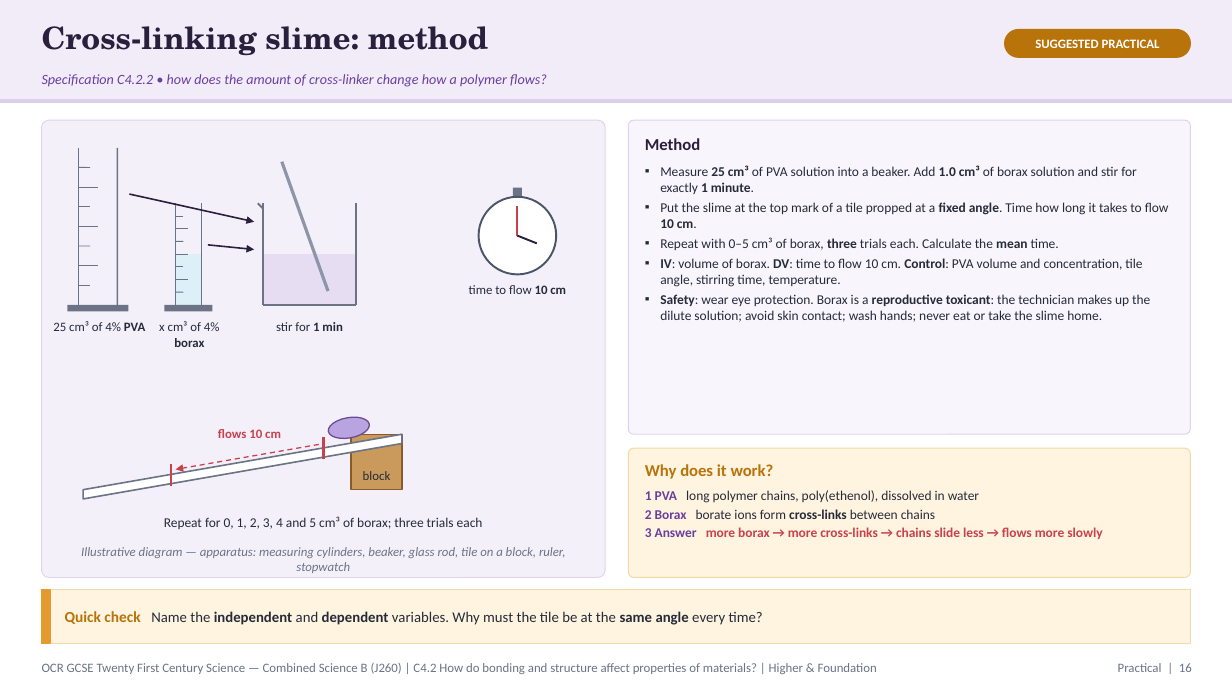
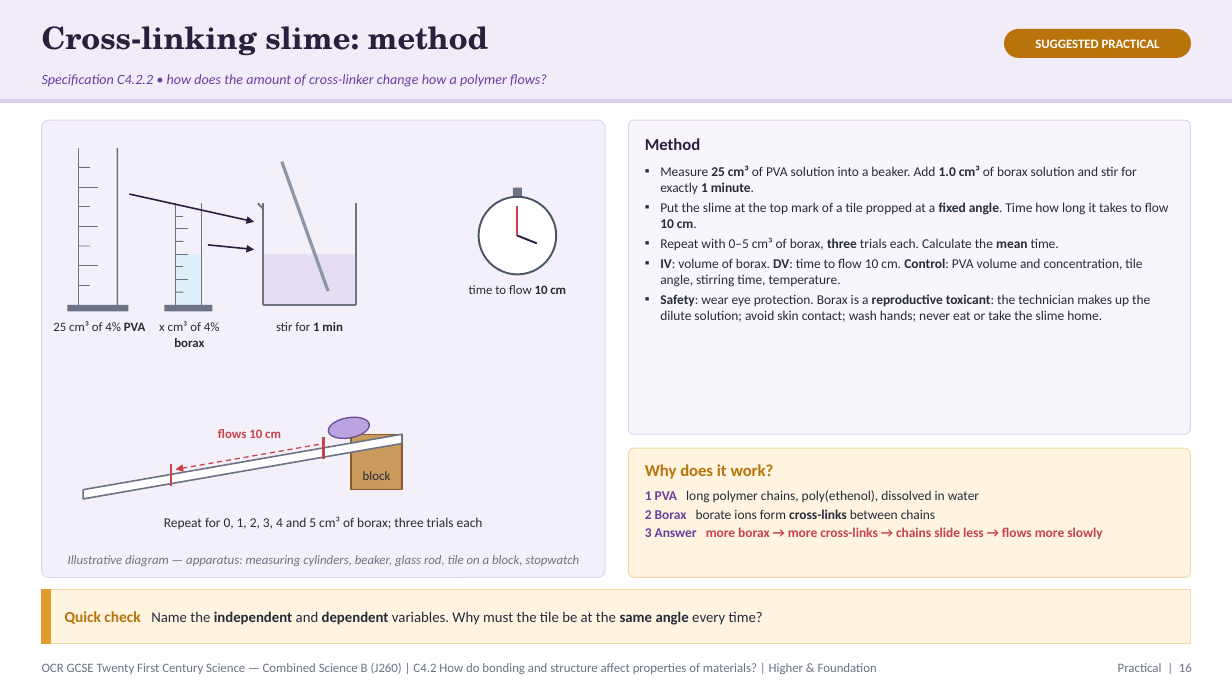
Before and after one commit to pstephenphilip-ship-it/Piri-MBBS, a slide deck: slide 16 of gcse-slides/ocr-chemistry/OCR21C_C4.2_BondingProperties_Combined.pptx. Drawn at 1232x693 pixels with LibreOffice and Linux fonts; fonts in the diff are those of the drawing. Boxes give left, top, right and bottom in pixels: in the first picture for what was removed or moved away, otherwise in the second. Text is boxed around its words. In the diff, an @@ line names an element or a change of style, - is before the commit and + after.

```diff
--- a/gcse-slides/ocr-chemistry/OCR21C_C4.2_BondingProperties_Combined.pptx
+++ b/gcse-slides/ocr-chemistry/OCR21C_C4.2_BondingProperties_Combined.pptx
@@ text at box(68, 555, 579, 566): text changed @@
-Illustrative diagram — apparatus: measuring cylinders, beaker, glass rod, tile on a block, ruler, stopwatch
+Illustrative diagram — apparatus: measuring cylinders, beaker, glass rod, tile on a block, stopwatch
```
Also in this commit, not shown: 2 other files.
